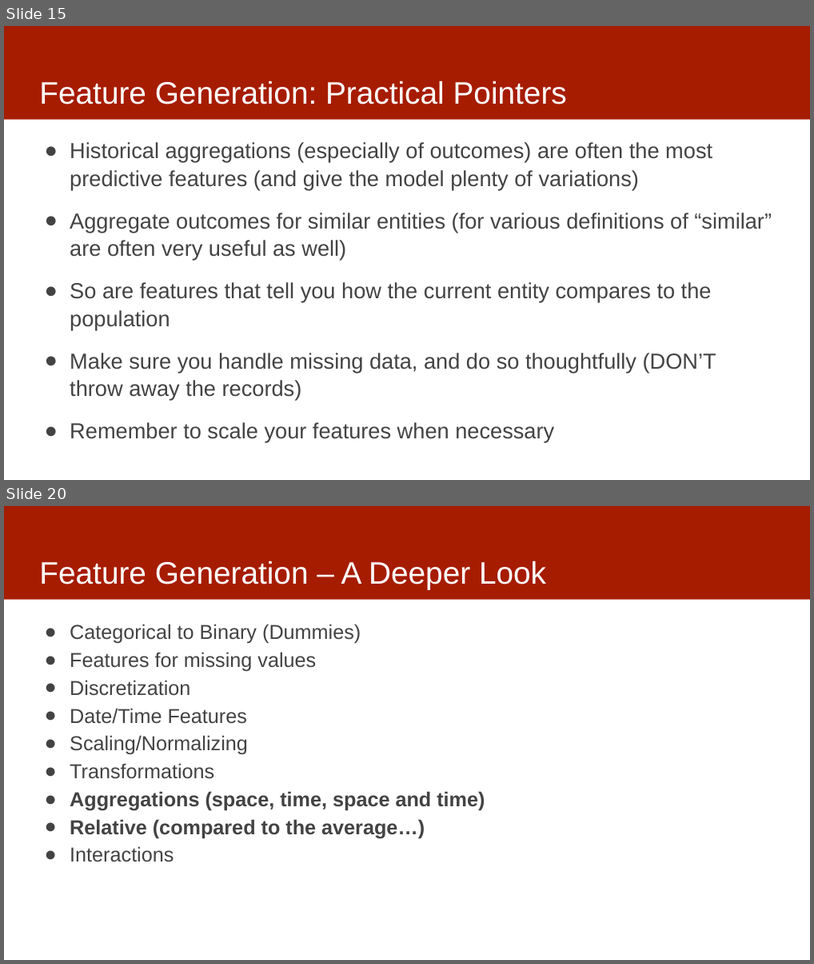
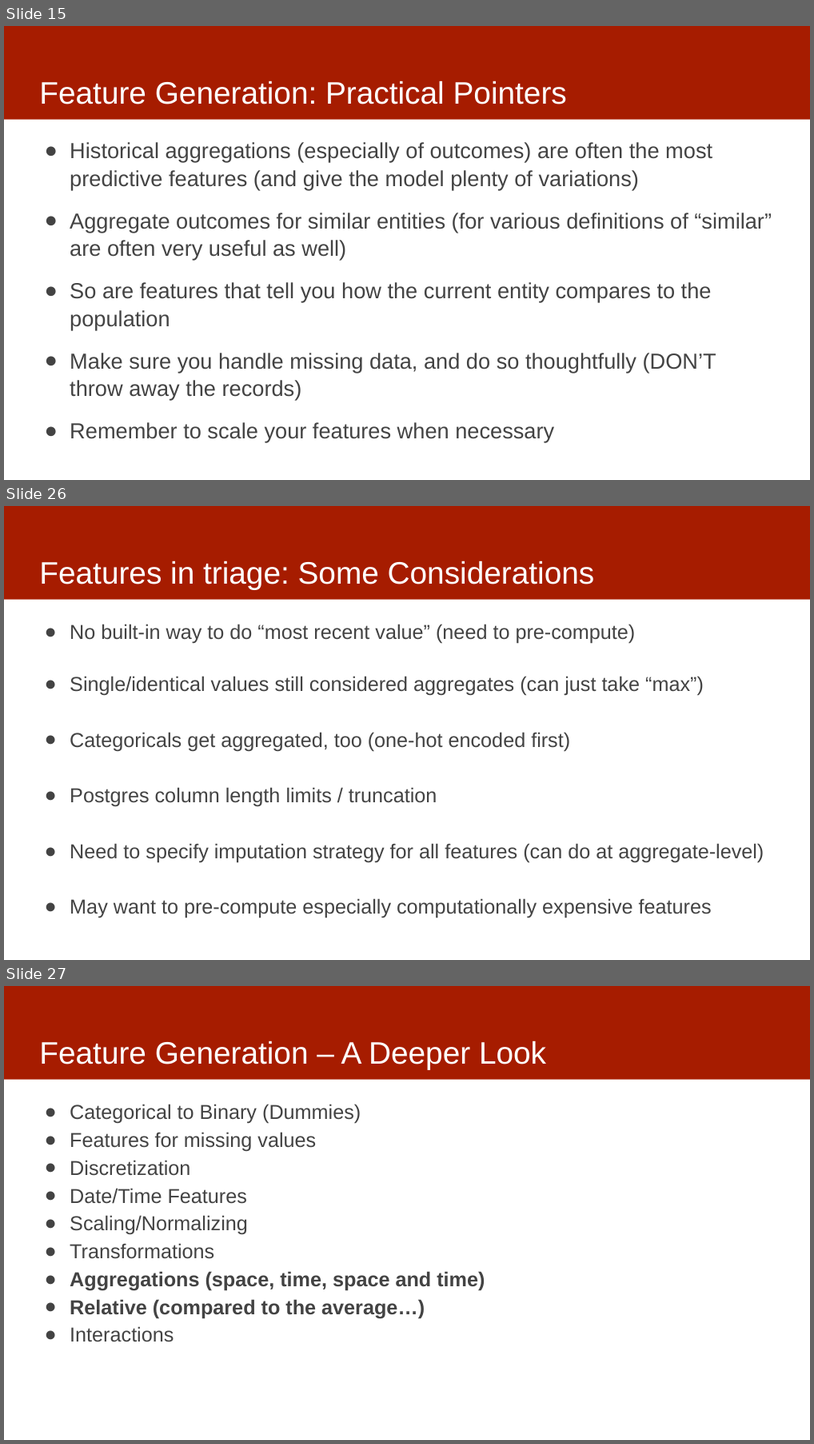
Before and after one commit to dssg/mlforpublicpolicylab, a slide deck: Lectures/12-features-and-imputation.pptx. Shown one above the other, each under a label of ours: slides 15 and 20 before the commit, slides 15, 26 and 27 after it; the slides between them are not shown. The pictures are 814x964 and 814x1444 pixels, drawn with LibreOffice and Linux fonts; fonts in the diff are those of the drawing. Boxes give left, top, right and bottom in pixels: in the first picture for what was removed or moved away, otherwise in the second. Text is boxed around its words. In the diff, an @@ line names an element or a change of style, - is before the commit and + after.

```diff
--- a/Lectures/12-features-and-imputation.pptx
+++ b/Lectures/12-features-and-imputation.pptx
@@ slide 26 added at [4, 506, 810, 960], background #FFFFFF; not listed: 1 template element that a slide beside it also shows @@
@@ title added at [39, 561, 595, 590], 37 pt, text #FFFFFF @@
+Features in triage: Some Considerations
@@ text added at [70, 624, 764, 918], 24 pt, text #434343 @@
+● No built-in way to do “most recent value” (need to pre-compute)
+● Single/identical values still considered aggregates (can just take “max”)
+● Categoricals get aggregated, too (one-hot encoded first)
+● Postgres column length limits / truncation
+● Need to specify imputation strategy for all features (can do at aggregate-level)
+● May want to pre-compute especially computationally expensive features
@@ what was slide 20 is now slide 27 @@
```
Also in this commit, not shown: 3 slides changed, 6 other slides added, 1 other file.
